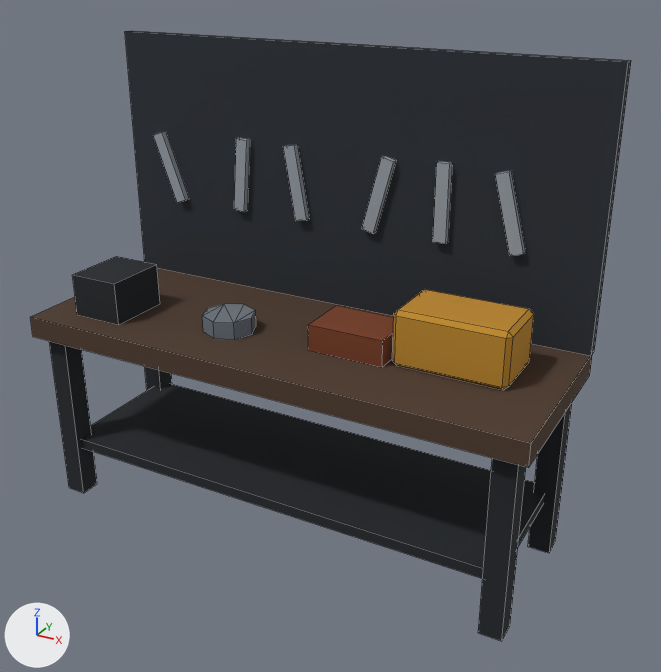
Two versions of the FBX model Assets/_Project/Art/Environment/LabKit/Meshes/Workbench.fbx, one commit apart.
Rendered twice from a 50 mm lens placed at (1.932, -3.215, 2.585), pointed at (0.144, 0.036, 0.96). Lighting does not change. The marker at lower left points along +X, +Y and +Z. The older version comes first. Mesh edges are drawn as thin lines.

Names of what the first picture shows: 'Workbench'.
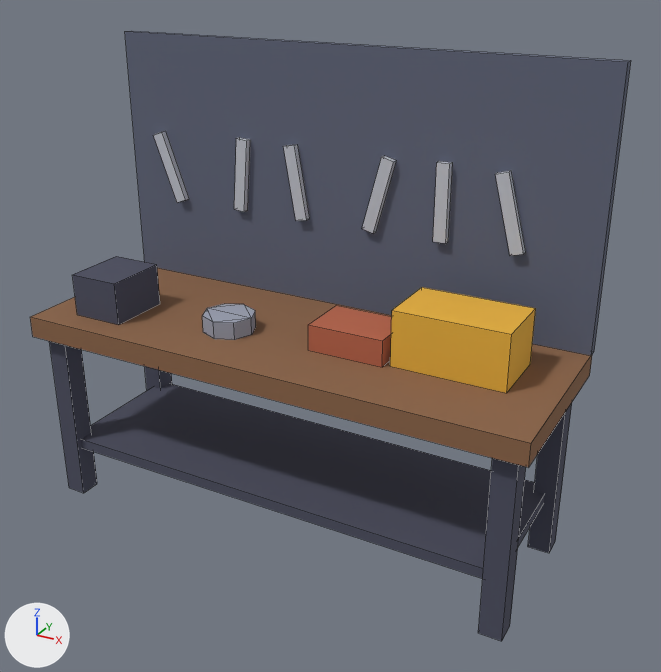
Diff of the bpy script that builds the scene:
```diff
--- a/Assets/_Project/Art/Environment/LabKit/Meshes/Workbench.fbx.py
+++ b/Assets/_Project/Art/Environment/LabKit/Meshes/Workbench.fbx.py
@@ mat_lab_wood @@
 mat_lab_wood = principled_material('Lab_Wood')
-mat_lab_wood.base_color = (0.0762, 0.0423, 0.0252)  # brown #4e3a2c
+mat_lab_wood.base_color = (0.262, 0.13, 0.0648)  # brown #8c6548
 mat_lab_wood.roughness = 1.0
@@ mat_lab_metaldark @@
 mat_lab_metaldark = principled_material('Lab_MetalDark')
-mat_lab_metaldark.base_color = (0.0137, 0.0168, 0.0212)  # black #1f2328
+mat_lab_metaldark.base_color = (0.0723, 0.0762, 0.117)  # greyish blue #4c4e60
 mat_lab_metaldark.roughness = 1.0
@@ mat_lab_walldark @@
 mat_lab_walldark = principled_material('Lab_WallDark')
-mat_lab_walldark.base_color = (0.0232, 0.0284, 0.0369)  # dark grey #2a2f36
+mat_lab_walldark.base_color = (0.12, 0.136, 0.198)  # greyish blue #61677b
 mat_lab_walldark.roughness = 1.0
@@ mat_lab_steel @@
 mat_lab_steel = principled_material('Lab_Steel')
-mat_lab_steel.base_color = (0.323, 0.361, 0.402)  # grey #9aa2aa
+mat_lab_steel.base_color = (0.539, 0.565, 0.631)  # light grey #c2c6d0
 mat_lab_steel.roughness = 1.0
@@ mat_lab_rust @@
 mat_lab_rust = principled_material('Lab_Rust')
-mat_lab_rust.base_color = (0.195, 0.0482, 0.016)  # brown #7a3e22
+mat_lab_rust.base_color = (0.479, 0.13, 0.0685)  # orange #b8654a
 mat_lab_rust.roughness = 1.0
@@ mat_lab_hazard @@
 mat_lab_hazard = principled_material('Lab_Hazard')
-mat_lab_hazard.base_color = (0.527, 0.254, 0.0232)  # orange #c08a2a
+mat_lab_hazard.base_color = (0.815, 0.445, 0.0452)  # orange #e9b23c
 mat_lab_hazard.roughness = 1.0
@@ mat_lab_metal @@
 mat_lab_metal = principled_material('Lab_Metal')
-mat_lab_metal.base_color = (0.156, 0.181, 0.212)  # grey #6e767f
+mat_lab_metal.base_color = (0.337, 0.361, 0.445)  # grey #9da2b2
 mat_lab_metal.roughness = 1.0
@@ me_workbench @@
 # used by ob_workbench; location = (0.0, 0.0, 0.0)
-me_workbench.from_pydata(...)  # 160 vertices, 136 faces; spans x -1.2..1.2, y -0.43..0.46, z 0.0..2.15
+me_workbench.from_pydata(...)  # 144 vertices, 116 faces; spans x -1.2..1.2, y -0.43..0.46, z 0.0..2.15
+# me_workbench part 1: a new loose piece, a box spanning x 0.5..1.0, y -0.1..0.2, z 0.95..1.2, in mat_lab_hazard (orange #e9b23c)
+# me_workbench part 2: the loose piece of 24 vertices spanning x 0.5..1.0, y -0.1..0.2, z 0.95..1.2 is deleted
+# me_workbench part 3
+# 6 faces are deleted
+# 6 new faces join them, mat_lab_metal (grey #9da2b2)
 me_workbench.materials.append(mat_lab_wood)
```

Boxes [x1, y1, x2, y2] around the edits, measured in the pictures (661 x 672 px; the box of a moved part takes in the faces that stretch with it):
'Workbench', recoloured, reshaped (lighter)
    both: [30, 31, 631, 641]
part 1 of me_workbench, added (orange)
    after: [390, 287, 536, 393]
part 2 of me_workbench, deleted (orange)
    before: [392, 289, 534, 390]
part 3 of me_workbench, moved or reshaped
    both: [202, 304, 255, 323]
